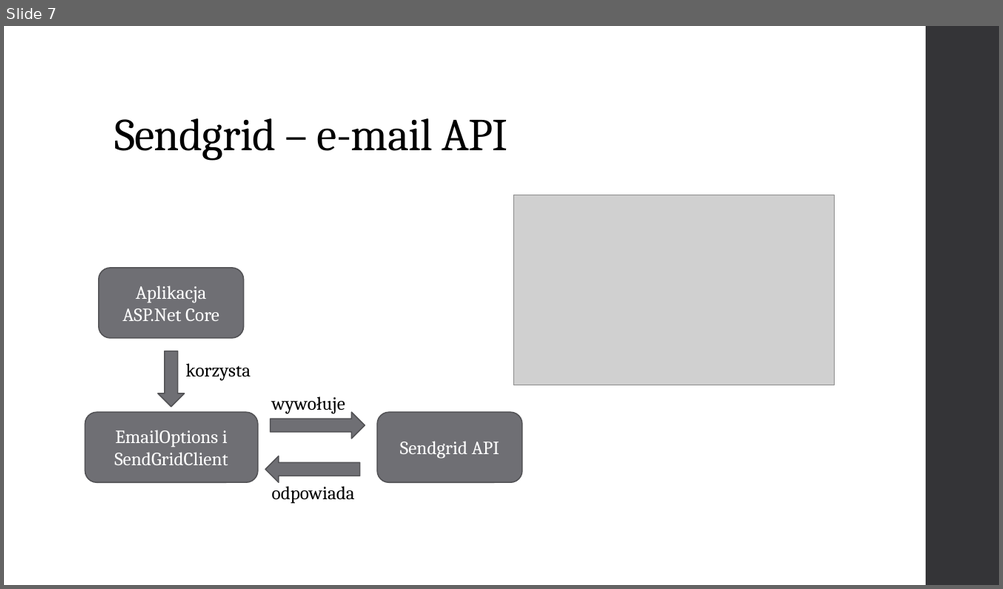
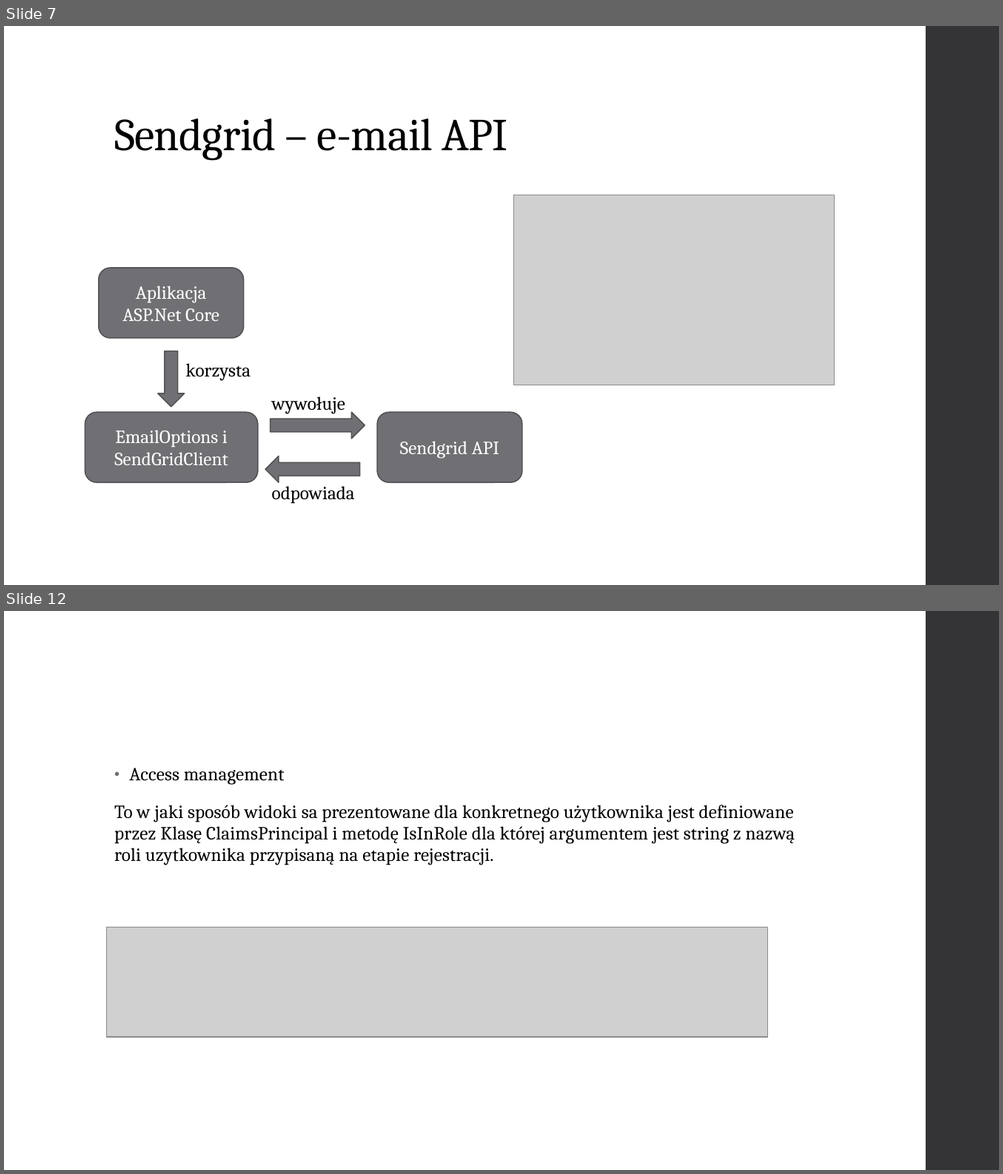
Before and after one commit to mrzewnicki/Pandronka, a slide deck: Dokumentacja/Prezentacja.pptx. Shown one above the other, each under a label of ours: slide 7 before the commit, slides 7 and 12 after it; the slides between them are not shown. The pictures are 1003x589 and 1003x1174 pixels, drawn with LibreOffice and Linux fonts; fonts in the diff are those of the drawing; grey boxes stand for pictures. Boxes give left, top, right and bottom in pixels: in the first picture for what was removed or moved away, otherwise in the second. Text is boxed around its words. In the diff, an @@ line names an element or a change of style, - is before the commit and + after.

```diff
--- a/Dokumentacja/Prezentacja.pptx
+++ b/Dokumentacja/Prezentacja.pptx
@@ slide 12 added at [4, 611, 999, 1170], background #FFFFFF; not listed: 1 template element that a slide beside it also shows @@
@@ text added at [114, 768, 795, 866], 18 pt, text #000000 @@
+• Access management
+To w jaki sposób widoki sa prezentowane dla konkretnego użytkownika jest definiowane przez Klasę ClaimsPrincipal i metodę IsInRole dla której argumentem jest string z nazwą roli uzytkownika przypisaną na etapie rejestracji.
@@ picture added at [107, 927, 768, 1038] @@
```
Also in this commit, not shown: 1 slide changed, 3 other slides added.
